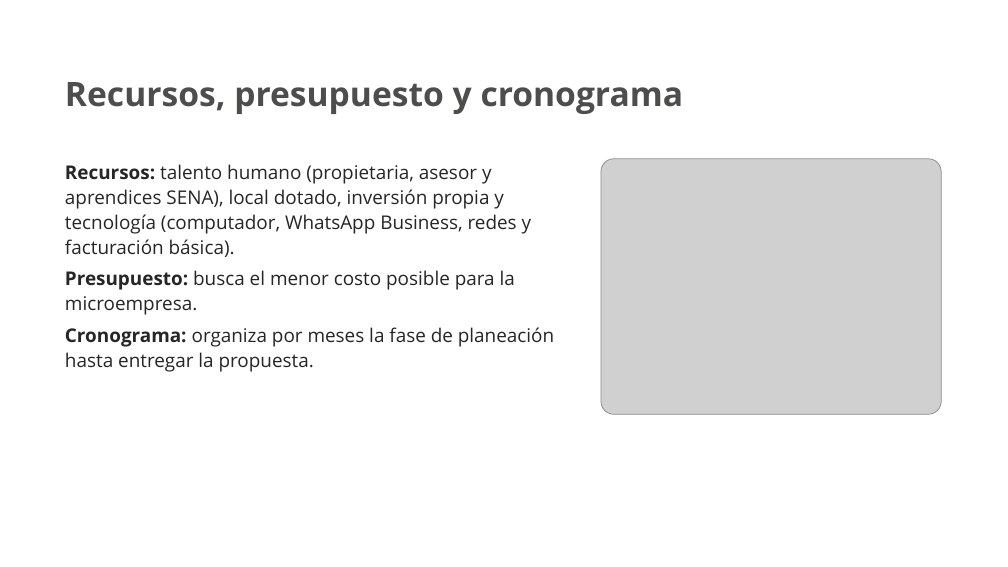
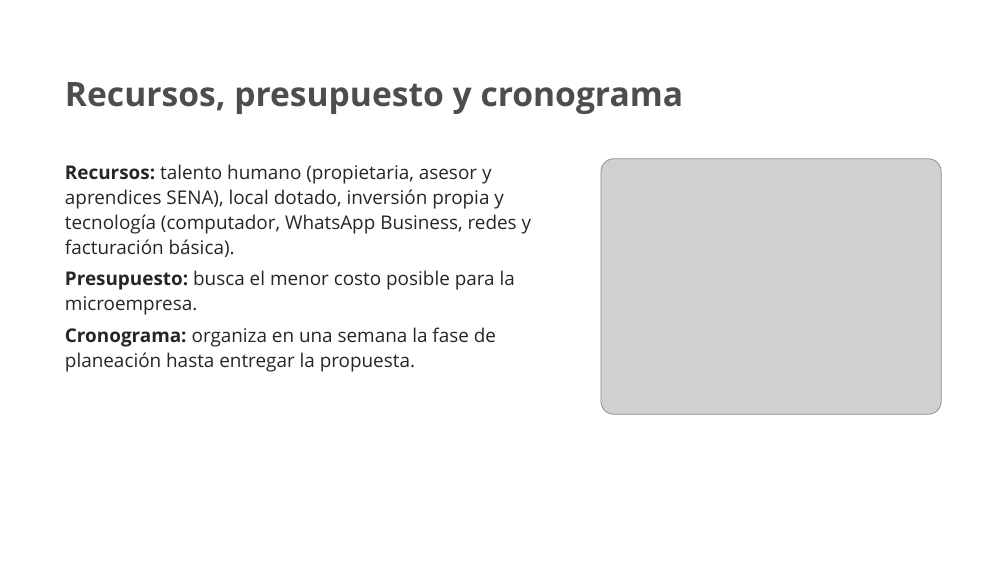
Before and after one commit to nayraclaud-glitch/Trabjo-De-eEstudio, a slide deck: slide 32 of Luna_de_Cristal_Presentacion_SENA.pptx. Drawn at 1008x567 pixels with LibreOffice and Linux fonts; fonts in the diff are those of the drawing; grey boxes stand for pictures; background and template pictures are left out. Boxes give left, top, right and bottom in pixels: in the first picture for what was removed or moved away, otherwise in the second. Text is boxed around its words. In the diff, an @@ line names an element or a change of style, - is before the commit and + after.

```diff
--- a/Luna_de_Cristal_Presentacion_SENA.pptx
+++ b/Luna_de_Cristal_Presentacion_SENA.pptx
@@ text at (65,327,496,372): text changed @@
-Cronograma: organiza por meses la fase de planeación hasta entregar la propuesta.
+Cronograma: organiza en una semana la fase de planeación hasta entregar la propuesta.
```
Also in this commit, not shown: 1 other file.
